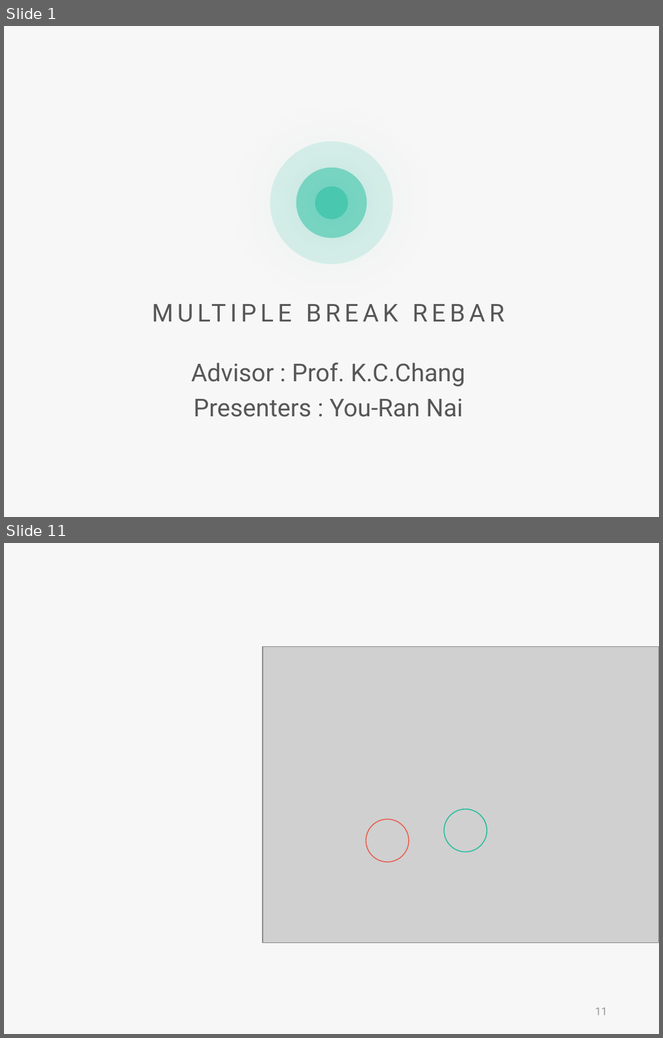
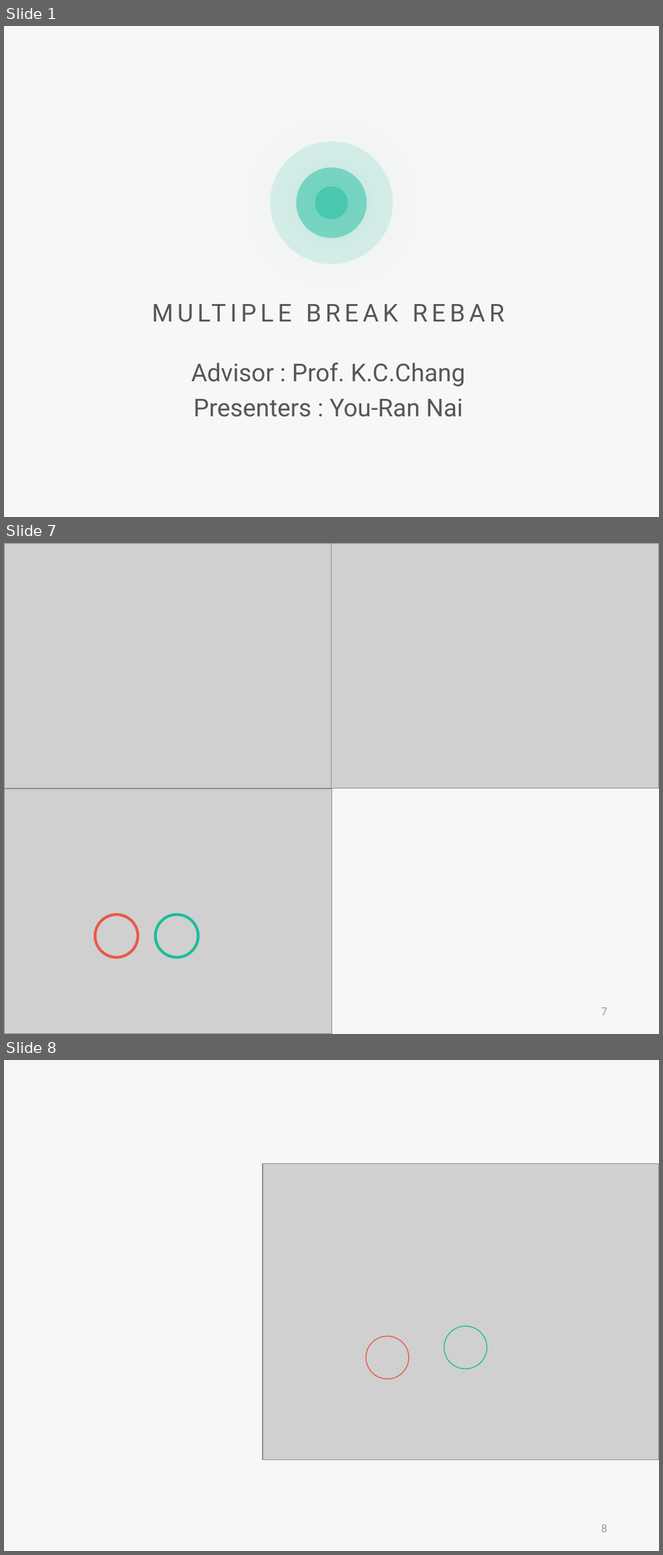
Before and after one commit to skyran1278/VbaProject, a slide deck: 20180126_SmartSplice/20180808_Meeting/SmartSplice.pptx. Shown one above the other, each under a label of ours: slides 1 and 11 before the commit, slides 1, 7 and 8 after it; the slides between them are not shown. The pictures are 663x1038 and 663x1555 pixels, drawn with LibreOffice and Linux fonts; fonts in the diff are those of the drawing; grey boxes stand for pictures. Boxes give left, top, right and bottom in pixels: in the first picture for what was removed or moved away, otherwise in the second. Text is boxed around its words. In the diff, an @@ line names an element or a change of style, - is before the commit and + after.

```diff
--- a/20180126_SmartSplice/20180808_Meeting/SmartSplice.pptx
+++ b/20180126_SmartSplice/20180808_Meeting/SmartSplice.pptx
@@ slide 7 added at (4,543,659,1034), background #F7F7F7 @@
@@ picture added at (4,543,332,789) @@
@@ picture added at (331,543,659,789) @@
@@ picture added at (4,789,332,1034) @@
@@ ellipse added at (95,915,138,957), outline #E95849 3 pt @@
@@ ellipse added at (155,915,198,957), outline #1ABC9C 3 pt @@
@@ page number added at (601,1008,607,1016), 12 pt, text #9A9A9A @@
+7
@@ what was slide 11 is now slide 8 @@
@@ page number at (601,1525,607,1533): text changed @@
-11
+8
```
Also in this commit, not shown: 4 slides changed, 4 other slides added, 8 slides removed, 3 other files.
